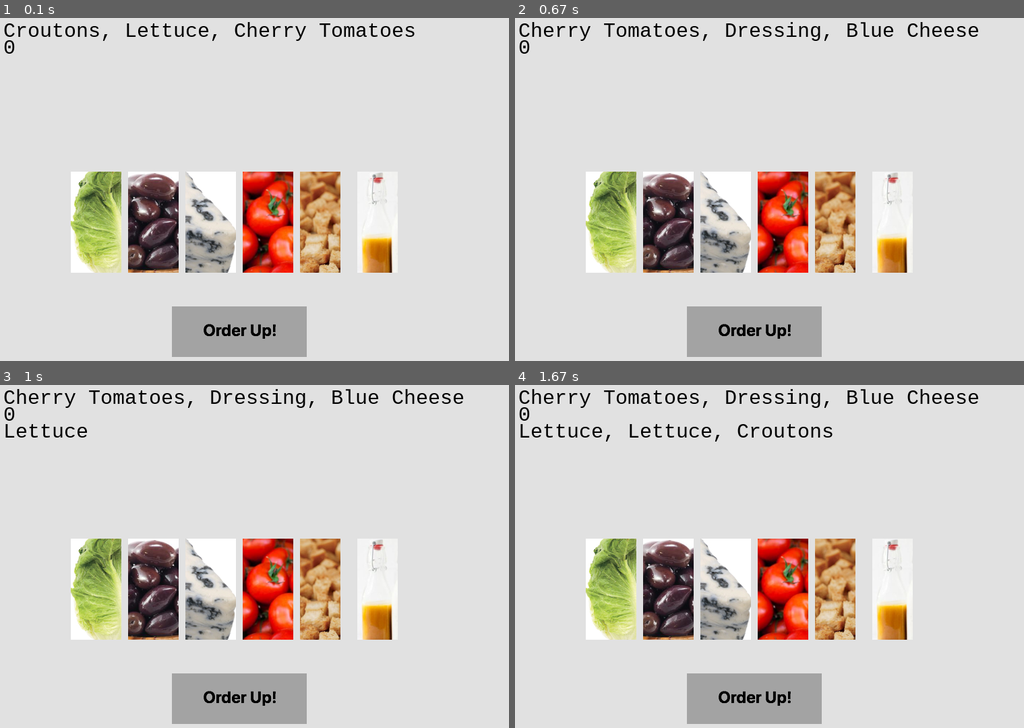
Above: before the commit, frames 1-4 (two rows, left to right).
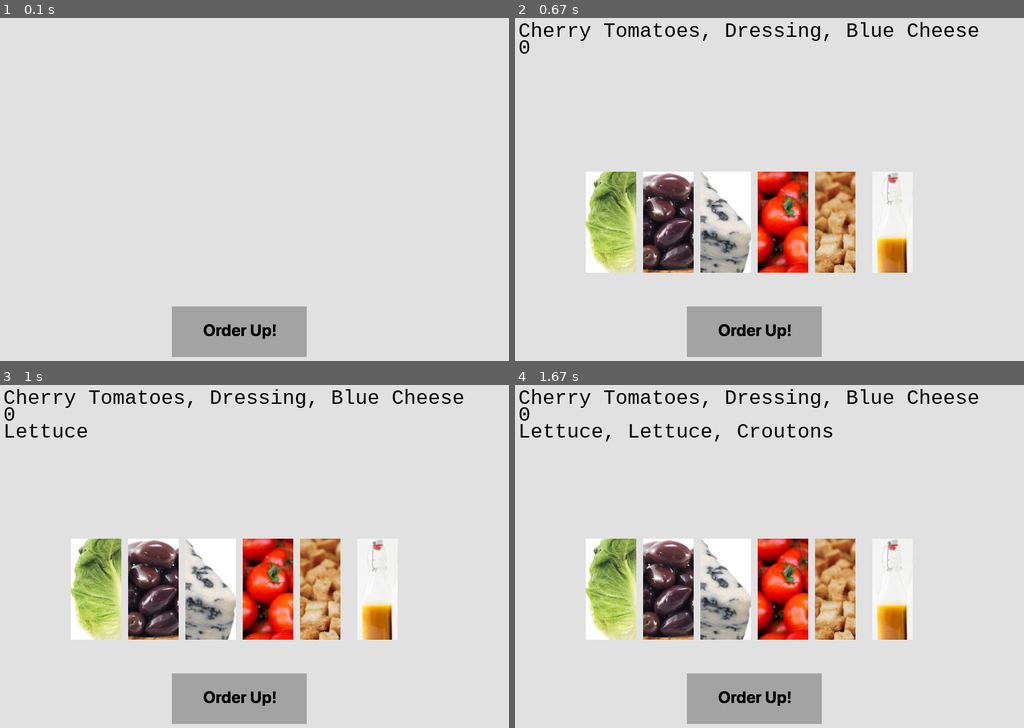
Above: after the commit, the same moments.

Repository: rfpoulos/order_up
Game: pygame game, started from my_pygame.py
Same seed, same stepped clock (60 frames per second), same inputs: the game is played once before the commit and once after it.
Inputs (mouse positions are in pixels of both pictures, inside the frame that each line leads up to):
- Up to frame 1 (0.1 s): no input
- Up to frame 2 (0.67 s): click (754, 330) at 0.38 s
- Up to frame 3 (1 s): click (111, 542) at 0.72 s
- Up to frame 4 (1.67 s): click (586, 631) at 1.05 s; click (815, 573) at 1.38 s

The runs differ from the first frame. In frame 1, 15% of the frame differs, in the area x 0-82%, y 1-75%; in frame 2, nothing differs; in frame 3, nothing differs; in frame 4, nothing differs.

Commit message:
Has a basic start menu

Diff:
--- a/my_pygame.py
+++ b/my_pygame.py
@@ -7,7 +7,6 @@
 myfont = pygame.font.SysFont("monospace", 30)
 
 clock = pygame.time.Clock()
-done = False
 
 class Button(object):
     def __init__(self, name, image, xcoor, ycoor, width, height):
@@ -21,9 +20,8 @@
         self.is_toggle = False
 
     def is_clicked(self, position):
-        if event.type == pygame.MOUSEBUTTONDOWN:
             x, y = position
-            if x >= self.xcoor and x <= self.xcoor + self.width and y >= self.ycoor and y <= self.ycoor + self.height:
+            if self.xcoor <= x <= self.xcoor + self.width and self.ycoor <= y <= self.ycoor + self.height:
                 return True
             else:
                 return False
@@ -31,14 +29,14 @@
         if self.is_toggle == False:
             self.is_toggle = True
             self.ticks = pygame.time.get_ticks()
-            self.ycoor -= 5
+            self.ycoor += 5
 
     def draw_button(self):
-        toggle_stickiness = 15
+        toggle_stickiness = 25
         if self.ticks == 0:
             pass
         elif (self.is_toggle == True) and (self.ticks + toggle_stickiness <= pygame.time.get_ticks()):
-            self.ycoor += 5
+            self.ycoor -= 5
             self.ticks = 0
             self.is_toggle = False
 
@@ -60,25 +58,27 @@
             randindex = random.randint(1, len(options)) - 1
             if options[randindex].name not in self.ingredients:
                 self.add_ingredient(options[randindex])
+def draw_buttons():
+    if level == 0:
+        order_up.draw_button()
+    if level == 1:
+        lettuce.draw_button()
+        olives.draw_button()
+        cheese.draw_button()
+        tomatoes.draw_button()
+        croutons.draw_button()
+        dressing.draw_button()
 
-def draw_buttons():
-    lettuce.draw_button()
-    olives.draw_button()
-    cheese.draw_button()
-    tomatoes.draw_button()
-    croutons.draw_button()
-    dressing.draw_button()
+        order_up.draw_button()
 
-    order_up.draw_button()
-
-    current_order = ", ".join(bowl_key.ingredients)
-    current_bowl = ", ".join(bowl.ingredients)
-    key_label = myfont.render("%s" % current_order, 1, (0, 0, 0))
-    score_label = myfont.render("%s" % score, 2, (0, 0, 0))
-    bowl_label = myfont.render("%s" % current_bowl, 1, (0, 0, 0))
-    screen.blit(key_label, (50, 75))
-    screen.blit(score_label, (50, 100))
-    screen.blit(bowl_label, (50, 125))
+        current_order = ", ".join(bowl_key.ingredients)
+        current_bowl = ", ".join(bowl.ingredients)
+        key_label = myfont.render("%s" % current_order, 1, (0, 0, 0))
+        score_label = myfont.render("%s" % score, 2, (0, 0, 0))
+        bowl_label = myfont.render("%s" % current_bowl, 1, (0, 0, 0))
+        screen.blit(key_label, (50, 75))
+        screen.blit(score_label, (50, 100))
+        screen.blit(bowl_label, (50, 125))
     pygame.display.update()
 
 #All ingredients in game
@@ -110,21 +110,27 @@
 bowl_key.generate_order(list_of_ingredients)
 bowl = Bowl()
 score = 0
+level = 0
+done = False
 while not done:
     for event in pygame.event.get():
-        pressed = pygame.key.get_pressed()
         if event.type == pygame.MOUSEBUTTONDOWN:
-            for button in list_of_ingredients:
-                if button.is_clicked(event.pos):
-                    bowl.add_ingredient(button)
-                    button.toggle()
+            if level == 0:
+                if order_up.is_clicked(event.pos):
+                    order_up.toggle()
+                    level = 1
+            if level == 1:
+                for button in list_of_ingredients:
+                        if button.is_clicked(event.pos):
+                            bowl.add_ingredient(button)
+                            button.toggle()
 
-            if order_up.is_clicked(event.pos):
-                if bowl_key.ingredients == bowl.ingredients:
-                    score += 1
-                order_up.toggle()
-                bowl.empty()
-                bowl_key.generate_order(list_of_ingredients)
+                if order_up.is_clicked(event.pos):
+                    if bowl_key.ingredients == bowl.ingredients:
+                        score += 1
+                    order_up.toggle()
+                    bowl.empty()
+                    bowl_key.generate_order(list_of_ingredients)
 
         if event.type == pygame.QUIT:
             done = True
